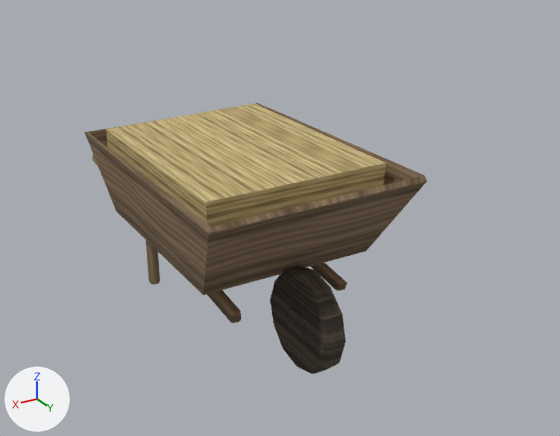
An edit to the glTF model blender/exports/rustic/wheelbarrow_loaded.glb, drawn before and after from the same camera.
Rendered twice from a 50 mm camera at (1.16, 2.26, 1.43) aimed at (-0.19, 0.01, 0.31). Arrows for +X, +Y and +Z are at lower left; the lights stay in place. The picture after the commit comes second. Where no turn or scale is listed for an object, it has been applied to the vertices. Vertices at exactly the same position are counted once.

The older version as bpy lines, for what is in view:
```python
me_hayfill = bpy.data.meshes.new('HayFill')
me_hayfill.from_pydata(...)  # 8 vertices, 12 faces; spans x -0.313..0.313, y -0.425..0.425, z -0.104..0.104
me_hayfill.materials.append(mat_rustic_hay)  # picture img_rustic_hay
me_wheel_l1 = bpy.data.meshes.new('Wheel_L1')
me_wheel_l1.from_pydata(...)  # 88 vertices, 168 faces; spans x -0.04..0.04, y -0.172..0.172, z -0.171..0.171
me_wheel_l1.materials.append(mat_rustic_bark)  # picture img_rustic_bark
me_wheelbarrowloaded = bpy.data.meshes.new('WheelbarrowLoaded')
me_wheelbarrowloaded.from_pydata(...)  # 240 vertices, 460 faces; spans x -0.371..0.378, y -0.898..0.592, z -0.002..0.615
me_wheelbarrowloaded.materials.append(mat_rustic_handle)  # picture img_rustic_handle
ob_hayfill = bpy.data.objects.new('HayFill', me_hayfill)
ob_hayfill.location = (-0.002, 0.02, 0.521)
ob_wheel_l1 = bpy.data.objects.new('Wheel_L1', me_wheel_l1)
ob_wheel_l1.location = (0.0, 0.481, 0.17)
ob_wheelbarrowloaded = bpy.data.objects.new('WheelbarrowLoaded', me_wheelbarrowloaded)
ob_wheelbarrowloaded.location = (0.0, 0.0, 0.0)
```
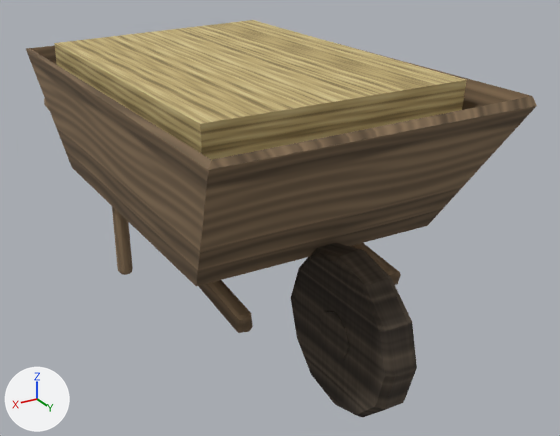
Diff of the bpy script that builds the scene:
```diff
--- a/blender/exports/rustic/wheelbarrow_loaded.glb.py
+++ b/blender/exports/rustic/wheelbarrow_loaded.glb.py
@@ me_wheelbarrowloaded @@
 # used by ob_wheelbarrowloaded; location = (0.0, 0.0, 0.0)
-me_wheelbarrowloaded.from_pydata(...)  # 240 vertices, 460 faces; spans x -0.371..0.378, y -0.898..0.592, z -0.002..0.615
+me_wheelbarrowloaded.from_pydata(...)  # 240 vertices, 460 faces; spans x -0.494..0.504, y -1.32..0.87, z -0.003..0.905
+# me_wheelbarrowloaded part 1: the whole mesh is multiplied about the mesh origin by the matrix ((1.333, 0.0, 0.0), (0.0, 1.471, 0.0), (0.0, 0.0, 1.471))
 me_wheelbarrowloaded.materials.append(mat_rustic_handle)
@@ me_hayfill @@
 # used by ob_hayfill; location = (-0.002, 0.02, 0.521)
-me_hayfill.from_pydata(...)  # 8 vertices, 12 faces; spans x -0.313..0.313, y -0.425..0.425, z -0.104..0.104
+me_hayfill.from_pydata(...)  # 8 vertices, 12 faces; spans x -0.418..0.418, y -0.625..0.625, z -0.153..0.153
+# me_hayfill part 2: the whole mesh is scaled about its middle by (1.33, 1.47, 1.47)
 me_hayfill.materials.append(mat_rustic_hay)
@@ me_wheel_l1 @@
 # used by ob_wheel_l1; location = (0.0, 0.481, 0.17)
-me_wheel_l1.from_pydata(...)  # 88 vertices, 168 faces; spans x -0.04..0.04, y -0.172..0.172, z -0.171..0.171
+me_wheel_l1.from_pydata(...)  # 88 vertices, 168 faces; spans x -0.053..0.053, y -0.252..0.252, z -0.252..0.252
+# me_wheel_l1 part 3: the whole mesh is scaled about its middle by (1.33, 1.47, 1.47)
 me_wheel_l1.materials.append(mat_rustic_bark)
@@ ob_hayfill @@
 ob_hayfill = bpy.data.objects.new('HayFill', me_hayfill)
-ob_hayfill.location = (-0.002, 0.02, 0.521)
+ob_hayfill.location = (-0.002, 0.03, 0.766)
@@ ob_wheel_l1 @@
 ob_wheel_l1 = bpy.data.objects.new('Wheel_L1', me_wheel_l1)
-ob_wheel_l1.location = (0.0, 0.481, 0.17)
+ob_wheel_l1.location = (0.0, 0.708, 0.249)
```

Boxes [x1, y1, x2, y2] around the edits, measured in the pictures (560 x 436 px):
'WheelbarrowLoaded', reshaped (49% wider, 32% taller): before [84, 103, 427, 323]; after [26, 42, 537, 333]
'HayFill', rescaled: before [106, 104, 386, 227]; after [54, 20, 467, 160]
'Wheel_L1', rescaled (65% wider, 59% taller): before [270, 265, 346, 374]; after [291, 243, 417, 417]
